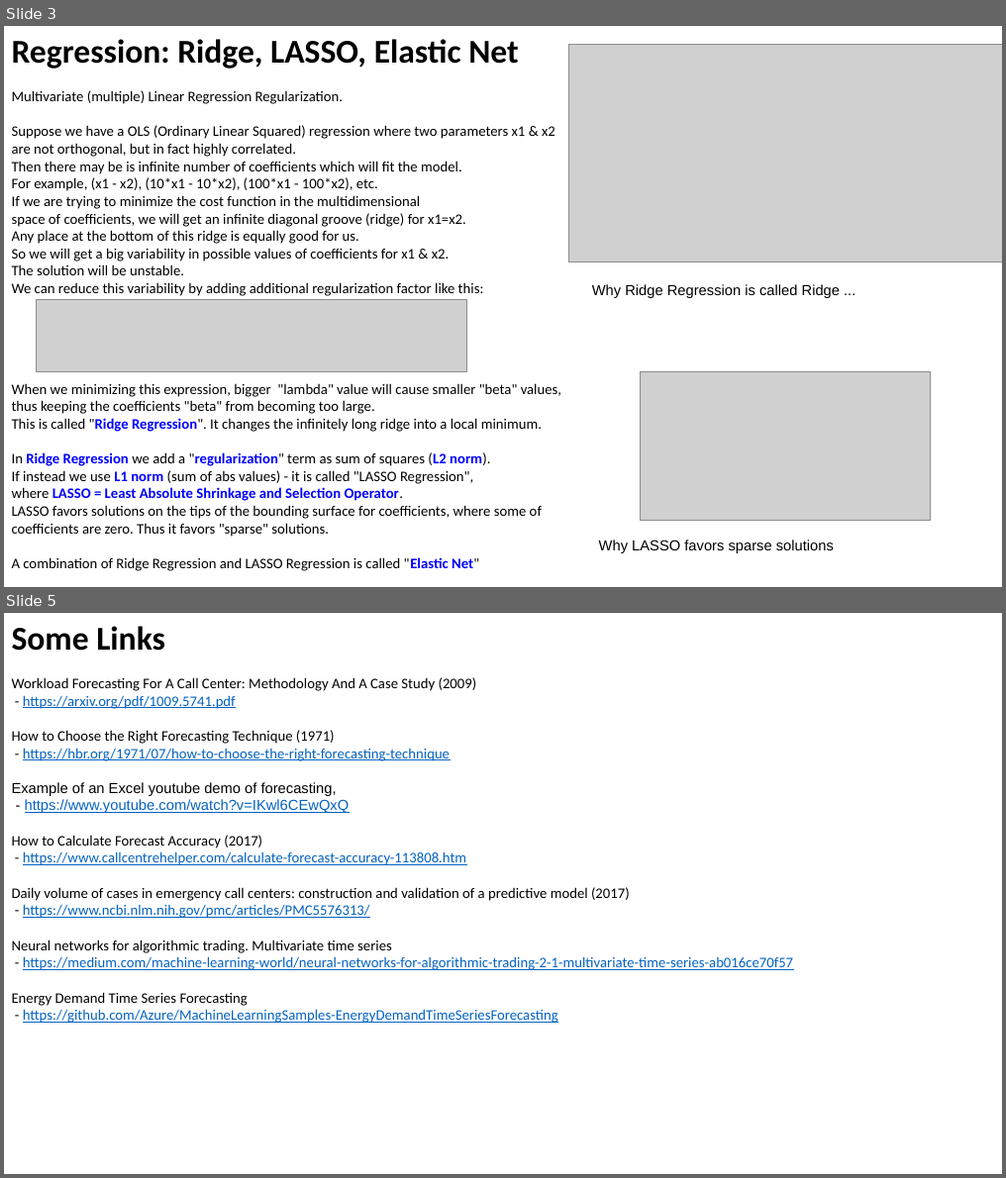
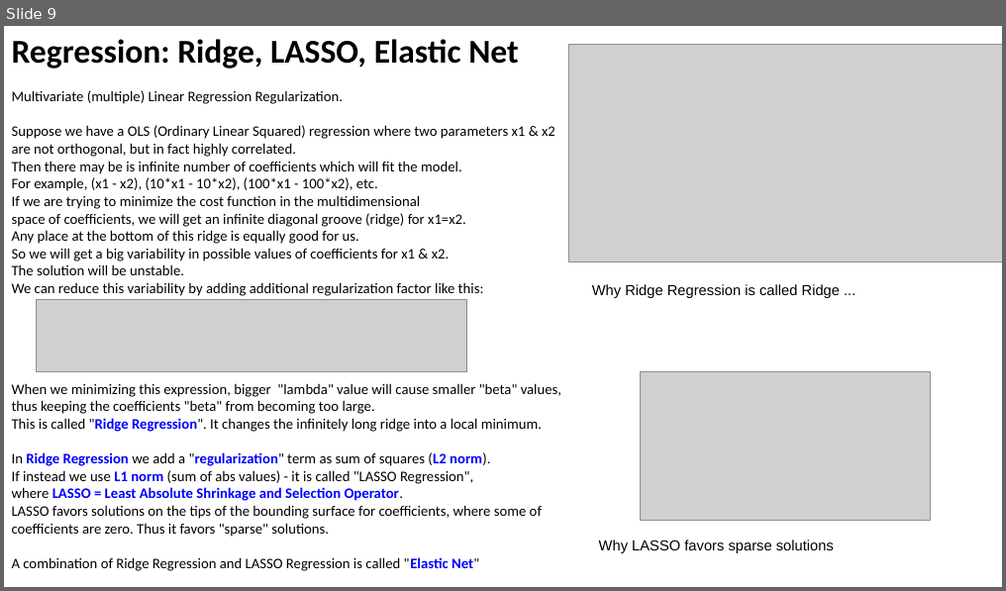
Before and after one commit to lselector/ml_ai_doc, a slide deck: Time_Series_Forecasting.pptx. Shown one above the other, each under a label of ours: slides 3 and 5 before the commit, slide 9 after it; the slides between them are not shown. The pictures are 1006x1178 and 1006x591 pixels, drawn with LibreOffice and Linux fonts; fonts in the diff are those of the drawing; grey boxes stand for pictures. Boxes give left, top, right and bottom in pixels: in the first picture for what was removed or moved away, otherwise in the second. Text is boxed around its words. In the diff, an @@ line names an element or a change of style, - is before the commit and + after.

Commit message:
std_dev, std_err, forecasting

```diff
--- a/Time_Series_Forecasting.pptx
+++ b/Time_Series_Forecasting.pptx
@@ slide 5 removed at box(4, 613, 1002, 1174), background #FFFFFF @@
@@ text removed at box(12, 626, 793, 1023) @@
-Some Links
-Workload Forecasting For A Call Center: Methodology And A Case Study (2009)
-- https://arxiv.org/pdf/1009.5741.pdf
-How to Choose the Right Forecasting Technique (1971)
-- https://hbr.org/1971/07/how-to-choose-the-right-forecasting-technique
-Example of an Excel youtube demo of forecasting,
-- https://www.youtube.com/watch?v=IKwl6CEwQxQ
-How to Calculate Forecast Accuracy (2017)
-- https://www.callcentrehelper.com/calculate-forecast-accuracy-113808.htm
-Daily volume of cases in emergency call centers: construction and validation of a predictive model (2017)
-- https://www.ncbi.nlm.nih.gov/pmc/articles/PMC5576313/
-Neural networks for algorithmic trading. Multivariate time series
-- https://medium.com/machine-learning-world/neural-networks-for-algorithmic-trading-2-1-multivariate-time-series-ab016ce70f57
-Energy Demand Time Series Forecasting
-- https://github.com/Azure/MachineLearningSamples-EnergyDemandTimeSeriesForecasting
@@ what was slide 3 is now slide 9 @@
```
Also in this commit, not shown: 2 slides changed, 6 slides added, 6 other slides removed, 6 other files.
